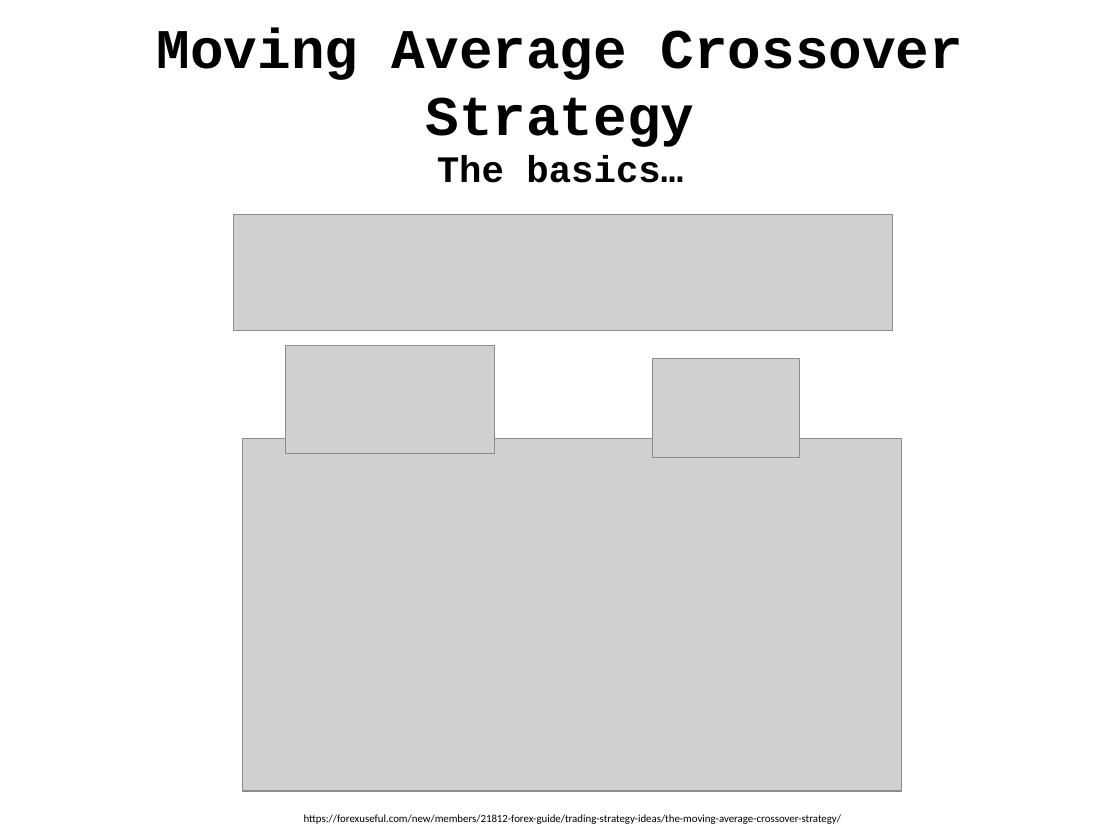
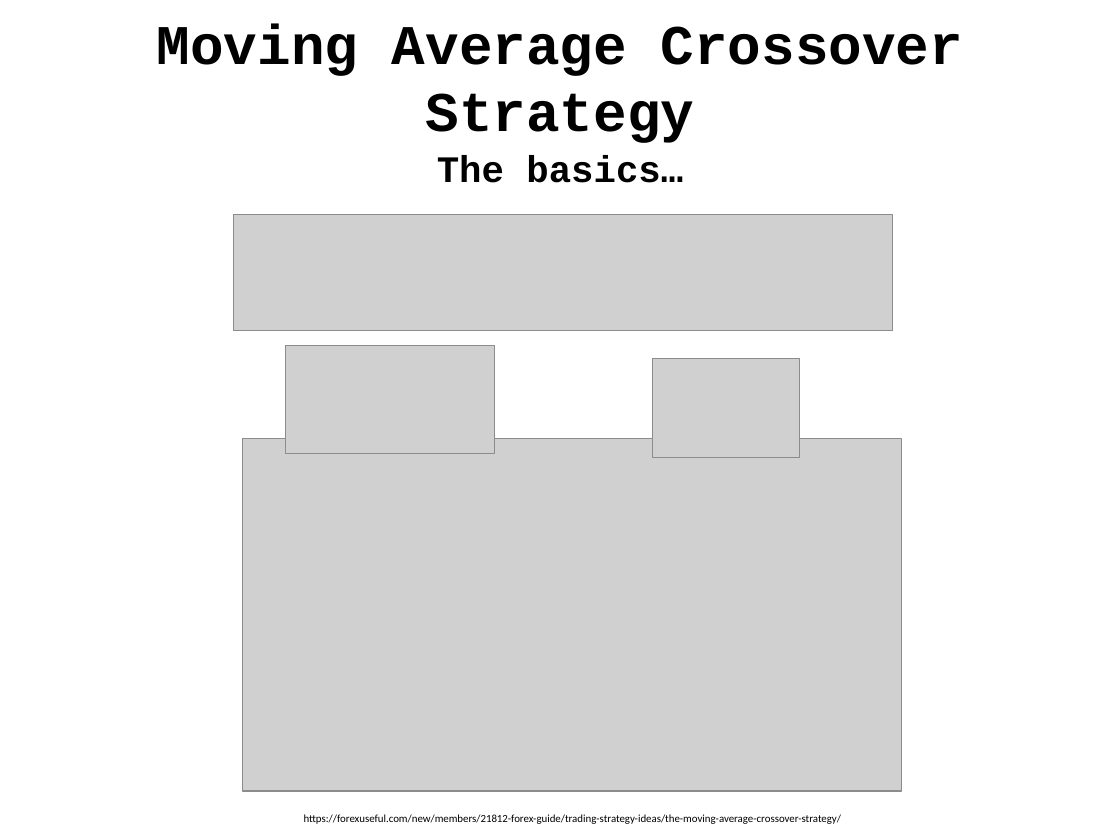
Before and after one commit to jgerarda/ALEXANDER_JASON_G, a slide deck: slide 3 of ALEXANDER_GA DS Final.pptx. Drawn at 1120x840 pixels with LibreOffice and Linux fonts; fonts in the diff are those of the drawing; grey boxes stand for pictures. Boxes give left, top, right and bottom in pixels: in the first picture for what was removed or moved away, otherwise in the second. Text is boxed around its words. In the diff, an @@ line names an element or a change of style, - is before the commit and + after.

```diff
--- a/ALEXANDER_GA DS Final.pptx
+++ b/ALEXANDER_GA DS Final.pptx
@@ title "Moving Average Crossover Strategy": place and size @@
-title "Moving Average Crossover Strategy" at bbox=[157, 28, 963, 147]
+title "Moving Average Crossover Strategy" at bbox=[157, 24, 963, 143]
@@ text "The basics…" at bbox=[437, 156, 683, 183]: less space between paragraphs @@
```
Also in this commit, not shown: 8 other slides changed, 1 other file.
